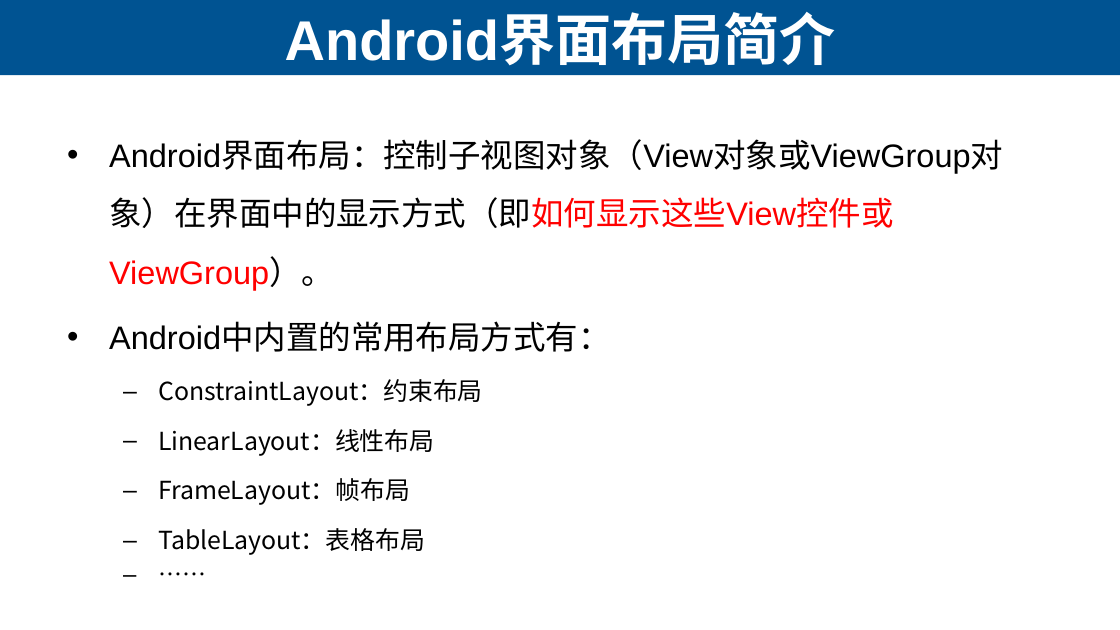
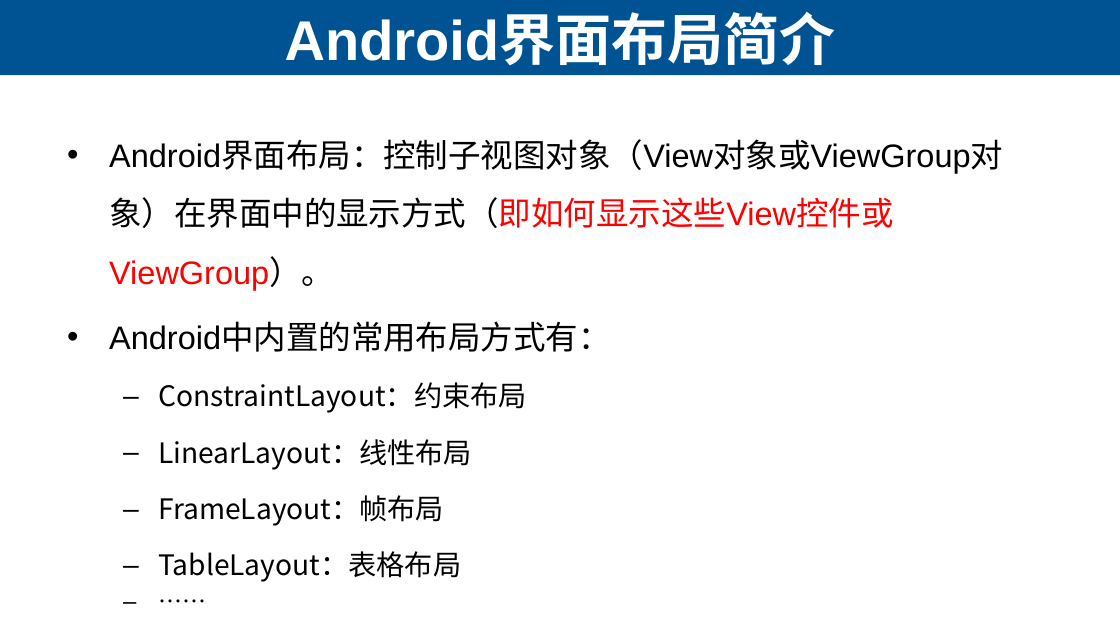
Before and after one commit to lihuanzhen2016/app-test-2019, a slide deck: slide 40 of ppt/05 Android App的开发-用户界面基础.pptx. Drawn at 1120x630 pixels with LibreOffice and Linux fonts; fonts in the diff are those of the drawing. Boxes give left, top, right and bottom in pixels: in the first picture for what was removed or moved away, otherwise in the second. Text is boxed around its words. In the diff, an @@ line names an element or a change of style, - is before the commit and + after.

```diff
--- a/ppt/05 Android App的开发-用户界面基础.pptx
+++ b/ppt/05 Android App的开发-用户界面基础.pptx
@@ text at [109,141,1003,582]: text colour #000000 to #FF0000 in "Android界面布局：控制子视图对象（View对象或ViewGroup对象）在界面中的显示方式（即如何显示这些View ..."; size 16 to 18.2 pt in "ConstraintLayout：约束布局", "LinearLayout：线性布局", "FrameLayout：帧布局", "TableLayout：表格布局" @@
```
Also in this commit, not shown: 6 other slides changed, 3 slides added, 4 other files.
